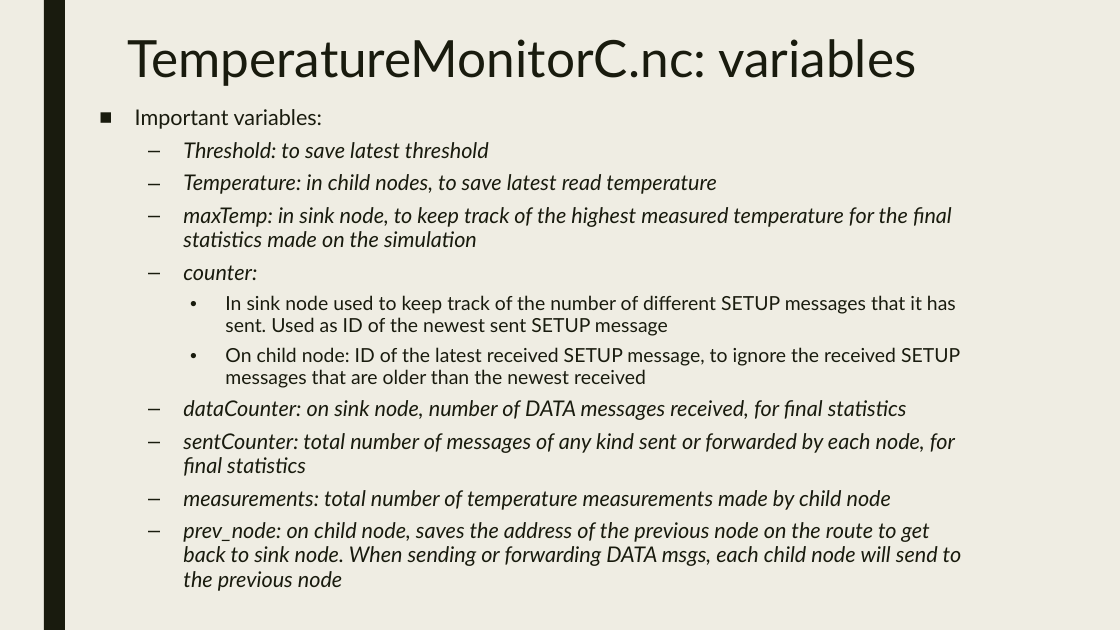
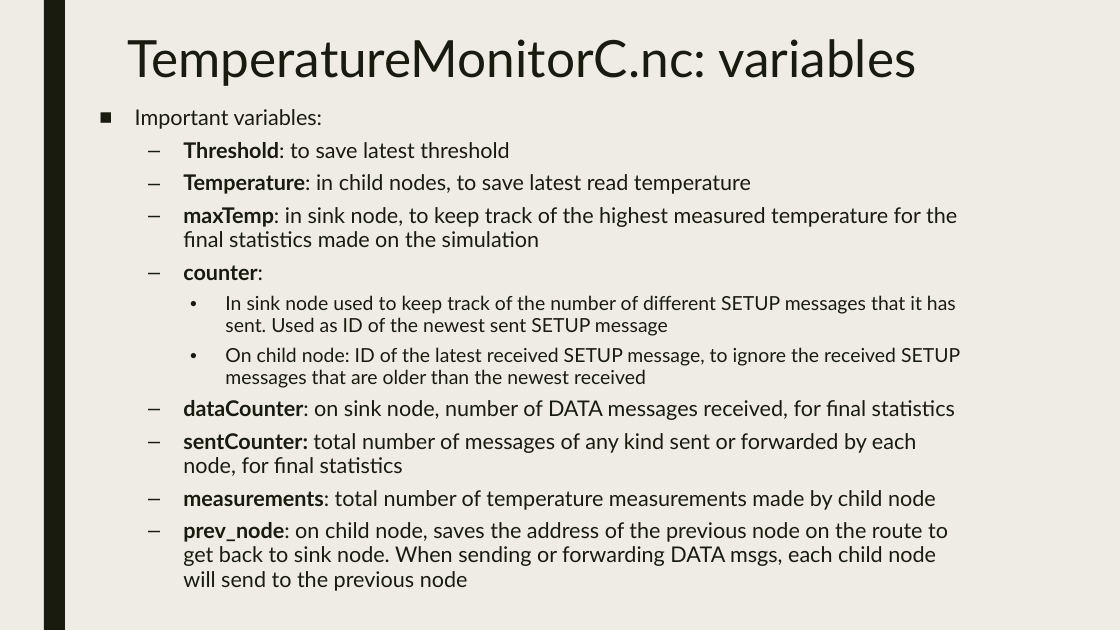
Before and after one commit to malonsocortes/Middleware_Final_Projects, a slide deck: slide 13 of Presentations/TemperatureProj.pptx. Drawn at 1120x630 pixels with LibreOffice and Linux fonts; fonts in the diff are those of the drawing. Boxes give left, top, right and bottom in pixels: in the first picture for what was removed or moved away, otherwise in the second. Text is boxed around its words. In the diff, an @@ line names an element or a change of style, - is before the commit and + after.

Commit message:
Final touches in presentation of Temperature Project

```diff
--- a/Presentations/TemperatureProj.pptx
+++ b/Presentations/TemperatureProj.pptx
@@ text at <box>183,142,957,591</box>: bold on in "Threshold:", "Temperature:", "maxTemp:", "counter:" and 4 more places; italic off in "Threshold: to save latest threshold", "Temperature: in child nodes, to save latest ...", "maxTemp: in sink node, to keep track ...", "counter:" and 4 more places @@
```
Also in this commit, not shown: 13 other slides changed.
